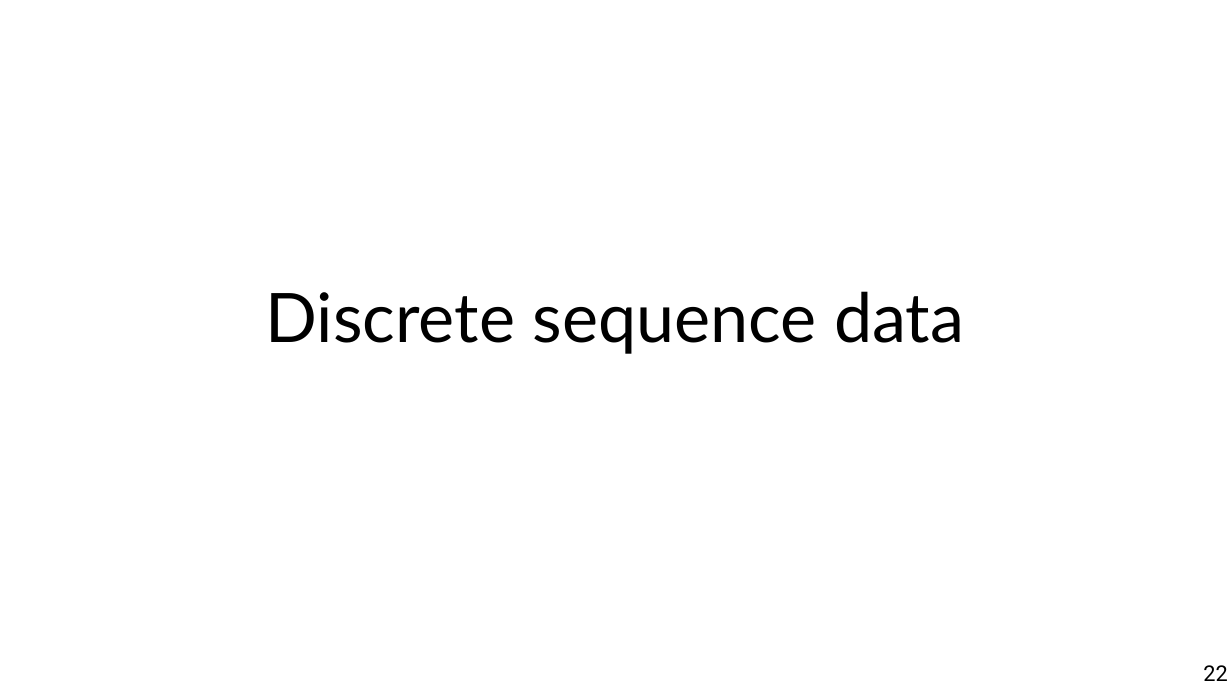
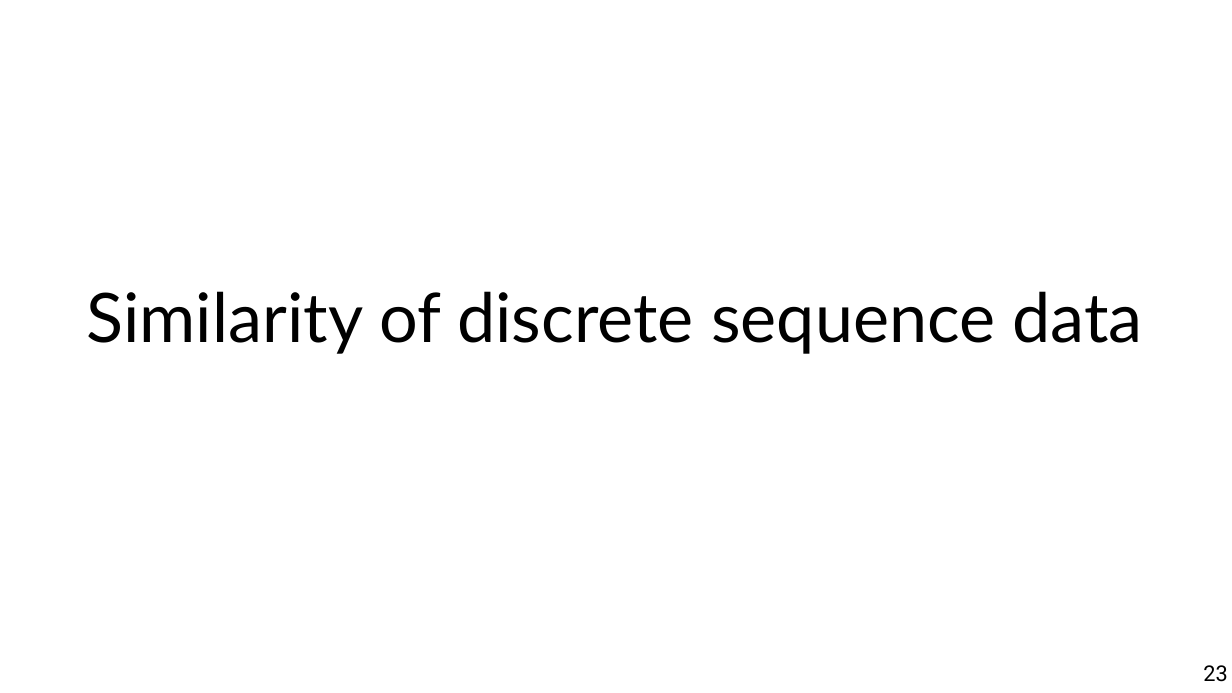
Before and after one commit to marco-calautti/data-mining-course, a slide deck: slide 23 of theory/odp/tt07_sim_beyond_numerical.odp (slide 22 before the commit). Drawn at 1232x693 pixels with LibreOffice and Linux fonts; fonts in the diff are those of the drawing. Boxes give left, top, right and bottom in pixels: in the first picture for what was removed or moved away, otherwise in the second. Text is boxed around its words. In the diff, an @@ line names an element or a change of style, - is before the commit and + after.

```diff
--- a/theory/odp/tt07_sim_beyond_numerical.odp
+++ b/theory/odp/tt07_sim_beyond_numerical.odp
@@ title at [87,291,1143,354]: text changed @@
-Discrete sequence data
+Similarity of discrete sequence data
@@ page number at [1203,665,1227,682]: text changed @@
-22
+23
```
Also in this commit, not shown: 15 other slides changed, 2 slides added, 1 other file.
